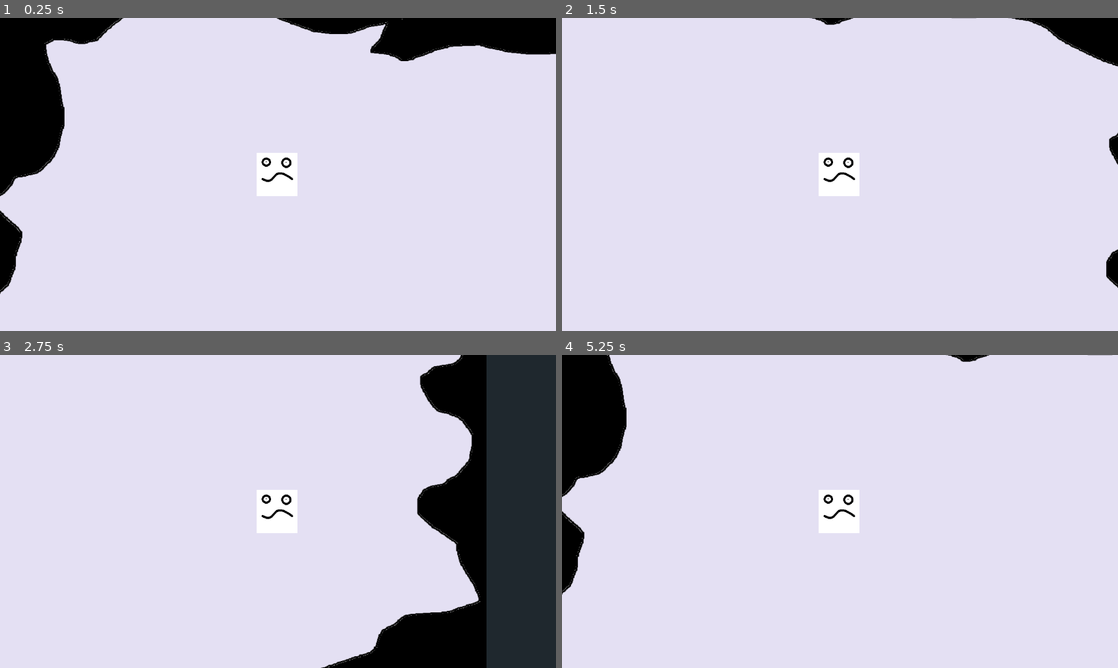
Above: before the commit, frames 1-4 (two rows, left to right).
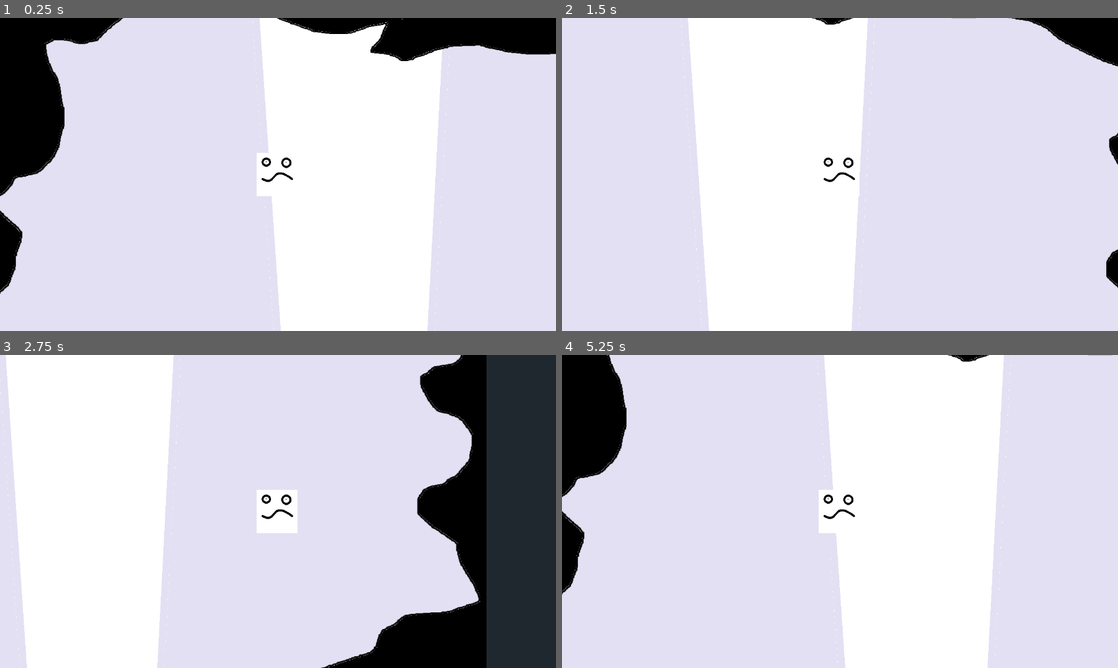
Above: after the commit, the same moments.

Repository: rwyndrum4/MENDAX
Game: Godot game, scene res://Scenes/startArea/EntrySpace.tscn
The game is run twice, just before and just after one commit, with the same random seed, the same clock (stepped at 60 frames per second) and the same inputs. This scene is started directly instead of the project's main scene.
Inputs:
- Up to frame 1 (0.25 s): no input
- Up to frame 2 (1.5 s): tap Enter (ui_accept) at 0.5, 0.6, 0.77, 1.07, 1.35 s; hold Right (ui_right) 0.53-1.28 s; hold Down (ui_down) from 1.28 s (still down)
- Up to frame 3 (2.75 s): tap Enter (ui_accept) at 1.52, 1.82, 2.1 s; release Down (ui_down) at 2.03 s; hold Right (ui_right) from 2.03 s (still down)
- Up to frame 4 (5.25 s): release Right (ui_right) at 2.78 s; hold Up (ui_up) 2.78-3.53 s; tap Enter (ui_accept) at 2.85, 3.02, 3.32, 3.6, 3.77, 4.07, 4.35, 4.52, 4.82, 5.1 s; hold Left (ui_left) 3.53-5.03 s; hold Down (ui_down) from 5.03 s (still down)

The runs differ from the first frame. In frame 1, 27% of the frame differs, in the area x 45-81%, y 0-100%; in frame 2, 28%; in frame 3, 27%; in frame 4, 28%, in the area x 46-81%, y 0-100%.

Commit message:
Added basic light

Diff:
--- a/game/Scenes/startArea/EntrySpace.tscn
+++ b/game/Scenes/startArea/EntrySpace.tscn
@@ -1,8 +1,9 @@
-[gd_scene load_steps=5 format=2]
+[gd_scene load_steps=6 format=2]
 
 [ext_resource path="res://Assets/EntryAreaBackground.png" type="Texture" id=1]
 [ext_resource path="res://Scenes/startArea/PlayerCursor.gd" type="Script" id=2]
 [ext_resource path="res://Assets/playerCursor.png" type="Texture" id=3]
+[ext_resource path="res://Scenes/startArea/light.png" type="Texture" id=4]
 
 [sub_resource type="RectangleShape2D" id=1]
 
@@ -27,7 +28,6 @@
 
 [node name="Camera2D" type="Camera2D" parent="PlayerCursor"]
 position = Vector2( 2.1297, 0 )
-scale = Vector2( 1, 1 )
 current = true
 
 [node name="Sprite" type="Sprite" parent="PlayerCursor"]
@@ -48,3 +48,9 @@
 
 [node name="CollisionPolygon2D3" type="CollisionPolygon2D" parent="StaticBody2D"]
 polygon = PoolVector2Array( 912, 1560, 912, 1488, 936, 1440, 984, 1408, 1136, 1360, 1312, 1304, 1304, 1256, 1240, 1256, …(328 unchanged characters)…
+
+[node name="Light2D" type="Light2D" parent="."]
+position = Vector2( 976, 1008 )
+rotation = -3.14159
+scale = Vector2( 0.2, 0.8 )
+texture = ExtResource( 4 )
Binary file added: game/Scenes/startArea/light.png
Not shown, added: game/Scenes/startArea/light.png.import
